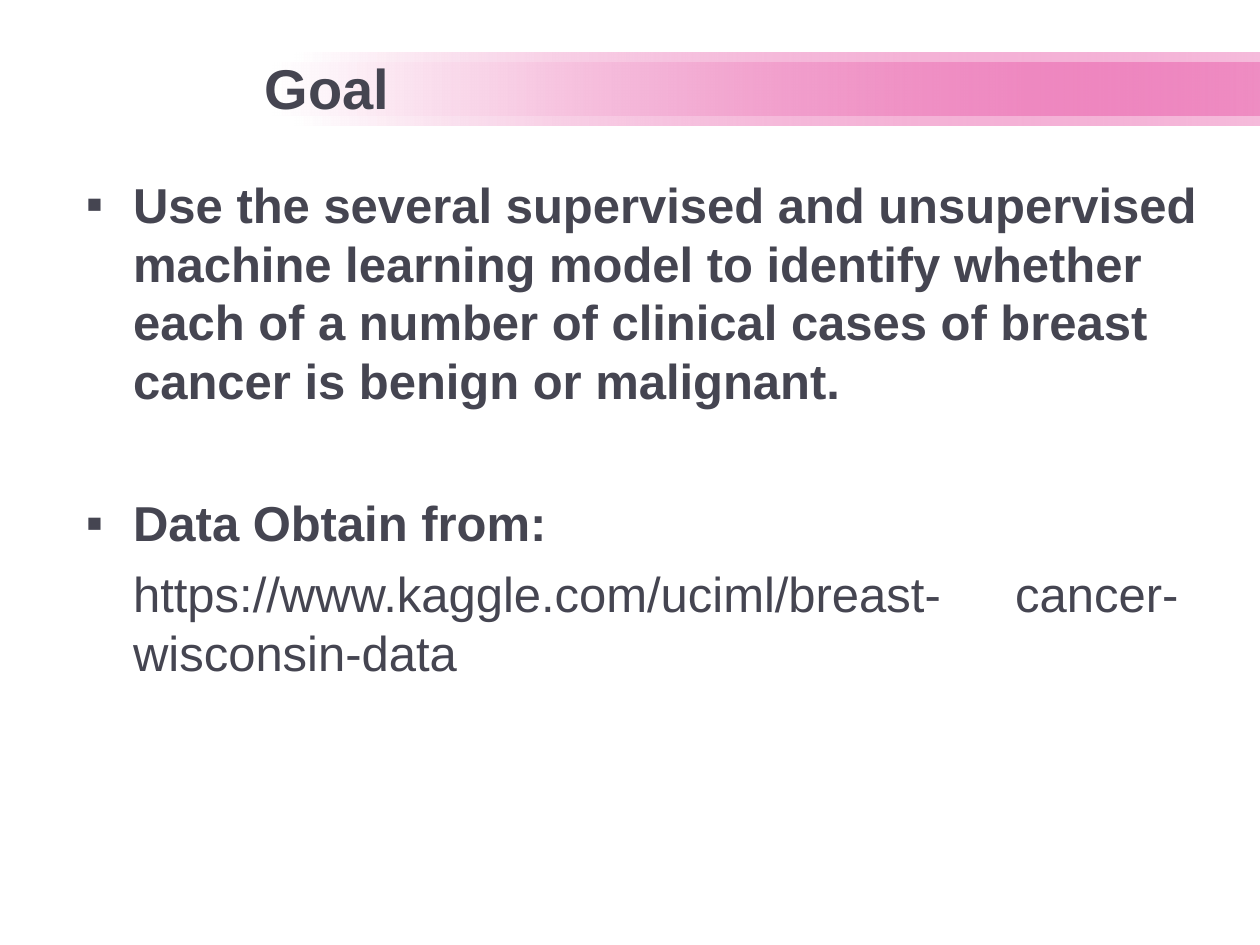
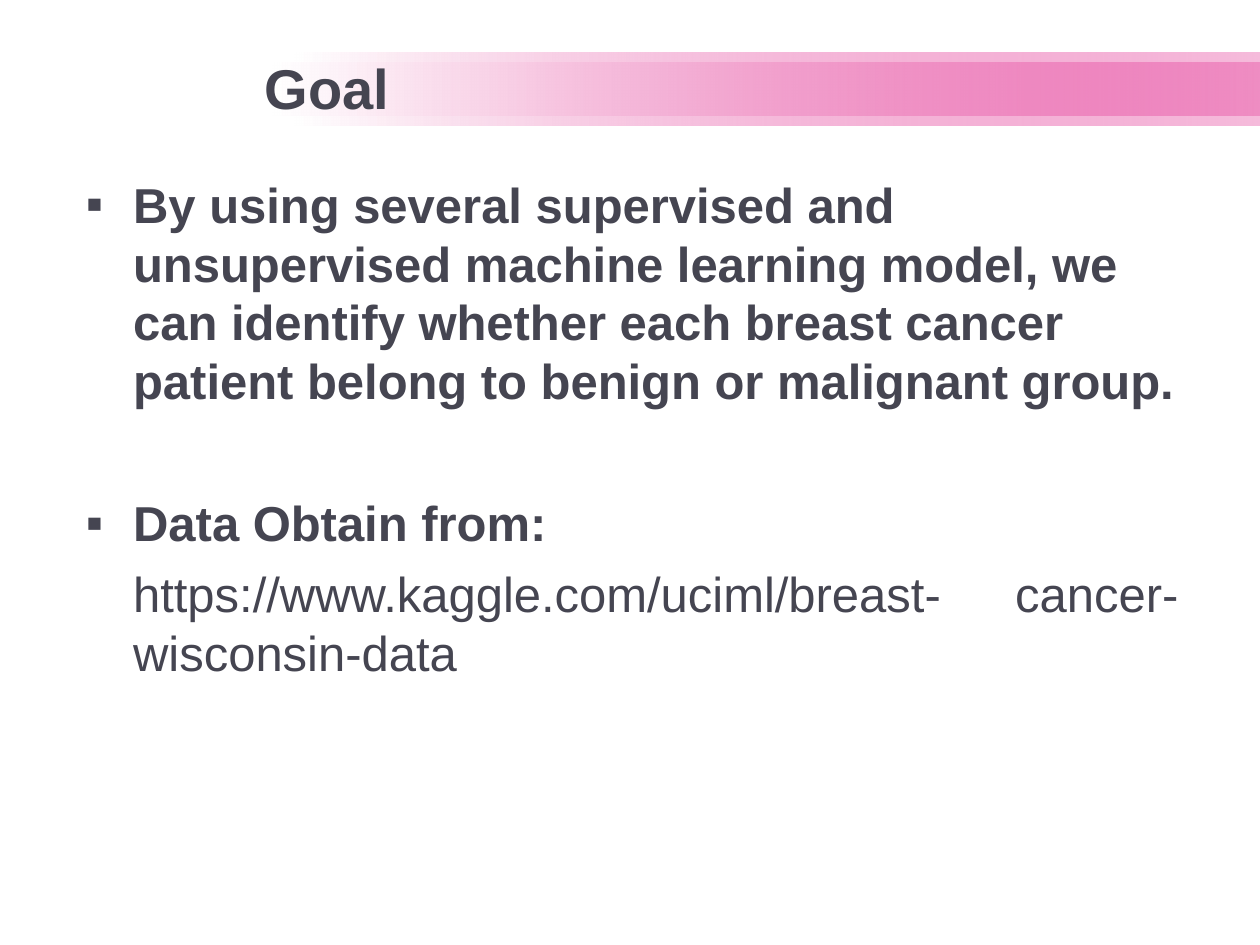
Before and after one commit to tamhuynh92/Machine-Learning-Project, a slide deck: slide 4 of Breast Cancer Presentation.ppt. Drawn at 1260x945 pixels with LibreOffice and Linux fonts; fonts in the diff are those of the drawing; background and template pictures are left out. Boxes give left, top, right and bottom in pixels: in the first picture for what was removed or moved away, otherwise in the second. Text is boxed around its words. In the diff, an @@ line names an element or a change of style, - is before the commit and + after.

```diff
--- a/Breast Cancer Presentation.ppt
+++ b/Breast Cancer Presentation.ppt
@@ text at [133,187,1174,409]: text changed @@
-▪ Use the several supervised and unsupervised machine learning model to identify whether each of a number of clinical cases of breast cancer is benign or malignant.
+▪ By using several supervised and unsupervised machine learning model, we can identify whether each breast cancer patient belong to benign or malignant group.
```
Also in this commit, not shown: 20 other slides changed, 5 slides added, 11 other files.
